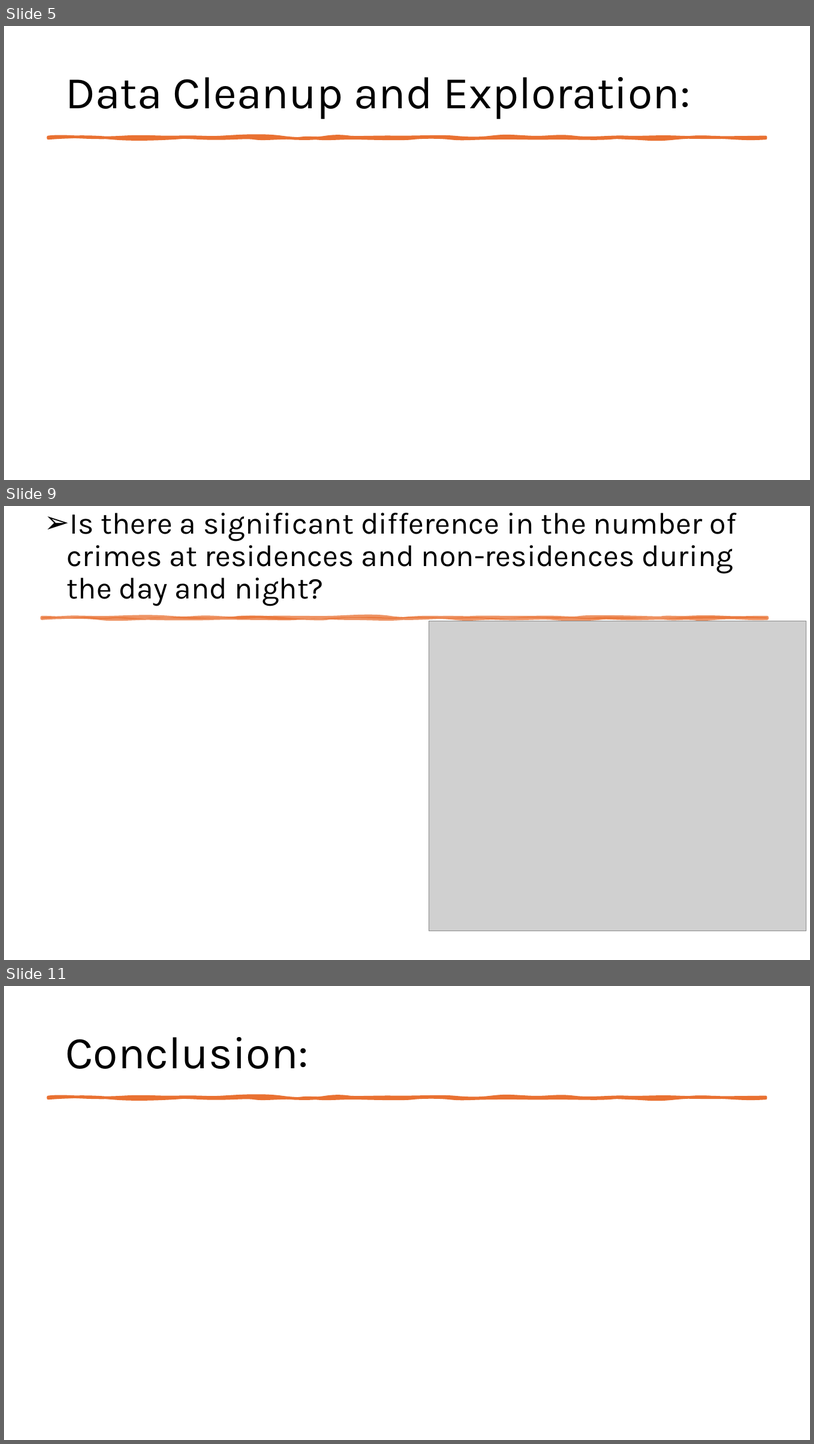
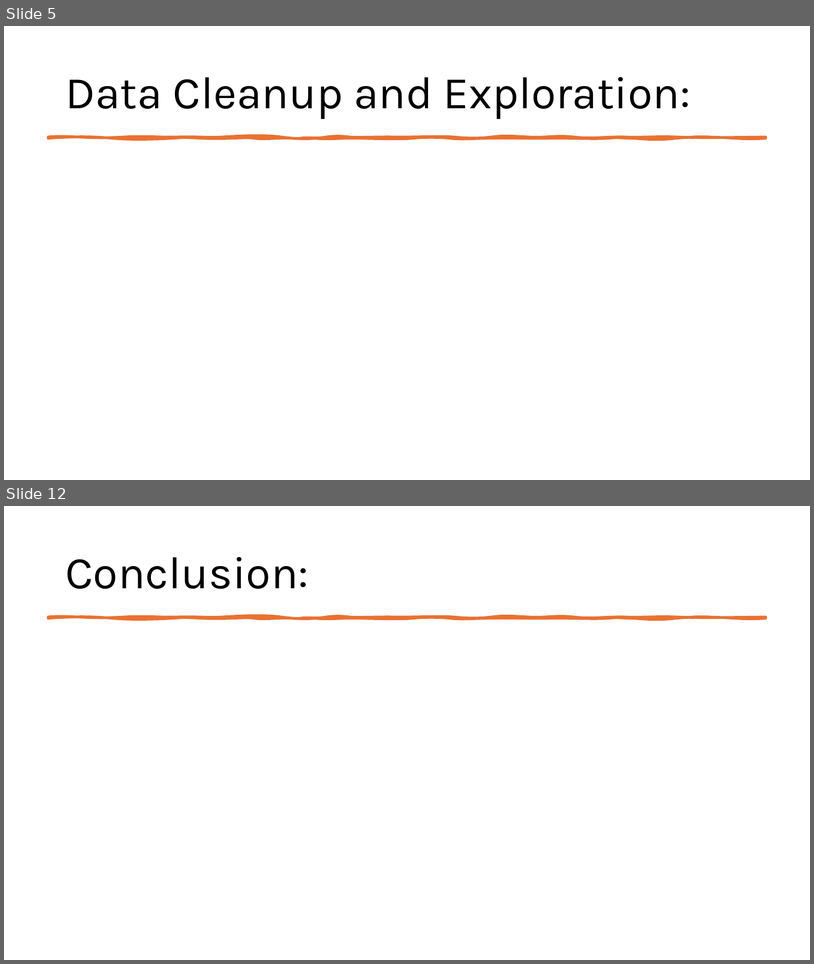
Before and after one commit to EdGonz44/Crime-Chronicles-Inflation-in-the-Golden-State, a slide deck: Communal Resources/Crime_Chronicles_ppt.pptx. Shown one above the other, each under a label of ours: slides 5, 9 and 11 before the commit, slides 5 and 12 after it; the slides between them are not shown. The pictures are 814x1444 and 814x964 pixels, drawn with LibreOffice and Linux fonts; fonts in the diff are those of the drawing; grey boxes stand for pictures. Boxes give left, top, right and bottom in pixels: in the first picture for what was removed or moved away, otherwise in the second. Text is boxed around its words. In the diff, an @@ line names an element or a change of style, - is before the commit and + after.

```diff
--- a/Communal Resources/Crime_Chronicles_ppt.pptx
+++ b/Communal Resources/Crime_Chronicles_ppt.pptx
@@ slide 9 removed at (x1=4, y1=506, x2=810, y2=960), background #FFFFFF @@
@@ title removed at (x1=67, y1=513, x2=737, y2=606) @@
-➢ Is there a significant difference in the number of crimes at residences and non-residences during the day and night?
@@ freeform shape removed at (x1=42, y1=618, x2=768, y2=619) @@
@@ picture removed at (x1=429, y1=621, x2=807, y2=931) @@
@@ what was slide 11 is now slide 12 @@
```
Also in this commit, not shown: 3 slides changed, 4 slides added, 2 other slides removed.
